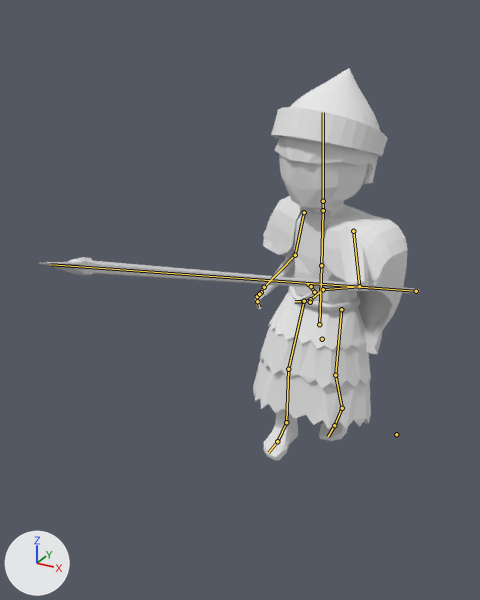
One commit to the Blender file Map/Assets/Models/Summerian_warrior/summerian_warrior.blend: the scene before it, then after it.
Camera for both pictures: a 50 mm lens placed at (1.29, -3.32, 2.43), pointed at (-0.22, -0.57, 1.06). The lights are fixed; the arrows at lower left show +X, +Y and +Z. Both versions are drawn at frame 17 of the action 'Sumerian_Warrior_Walk'; the numbers are the values there. The bones that bend it are drawn over the model as lines.

Names of what the first picture shows: 'Warrior'.
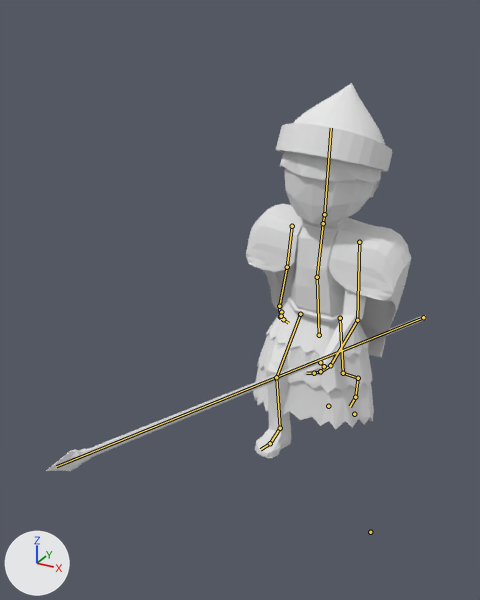
Boxes [x1, y1, x2, y2] around the edits, measured in the pictures (480 x 600 px):
'Warrior', posed: before [38, 68, 420, 460]; after [46, 83, 427, 471]
bone 'abdomen', root to tip: before (319, 324) to (321, 265); after (319, 335) to (317, 277)
bone 'pecho', root to tip: before (321, 265) to (323, 210); after (317, 277) to (323, 223)
bone 'cabeza', root to tip: before (323, 201) to (323, 112); after (324, 214) to (331, 128)
bone 'brazo_L', root to tip: before (353, 231) to (359, 286); after (359, 242) to (357, 320)
bone 'antebrazo_L', root to tip: before (359, 286) to (323, 289); after (357, 320) to (330, 365)
bone 'mano_L', root to tip: before (323, 289) to (310, 299); after (330, 365) to (320, 371)
bone 'pulgar1_L', root to tip: before (314, 292) to (311, 286); after (324, 366) to (320, 362)
bone 'Hacha', root to tip: before (416, 291) to (50, 264); after (370, 532) to (370, 532)
bone 'Martillo', root to tip: before (396, 434) to (396, 434); after (423, 317) to (56, 466)
bone 'brazo_R', root to tip: before (304, 212) to (295, 255); after (292, 226) to (287, 267)
bone 'antebrazo_R', root to tip: before (295, 255) to (264, 287); after (287, 267) to (279, 306)
bone 'pulgar1_R', root to tip: before (261, 292) to (259, 294); after (281, 312) to (281, 316)

The edits, one by one:
Bone 'abdomen' (bone_abdomen) moves from (0.0, -0.32, -0.01) to (0.0, -0.81, -0.02).
Bone 'abdomen' (bone_abdomen) turns from (0, 0, 0) to (-2, 10, 3) degrees about its own x, y and z.
Bone 'pecho' (bone_pecho) turns from (0, -27, -1) to (-1, 0, 4) degrees about its own x, y and z.
Bone 'cabeza' (bone_cabeza) turns from (0, 13, 1) to (0, 0, 0) degrees about its own x, y and z.
Bone 'brazo_L' (bone_brazo_l) turns from (26, 51, -25) to (-25, -12, -22) degrees about its own x, y and z.
Bone 'antebrazo_L' (bone_antebrazo_l) turns from (118, -39, -106) to (-4, 9, -17) degrees about its own x, y and z.
Bone 'mano_L' (bone_mano_l) turns from (-9, 13, 29) to (19, 6, -19) degrees about its own x, y and z.
Bone 'pulgar1_L' (bone_pulgar1_l) turns from (0, 0, 0) to (-16, -10, 21) degrees about its own x, y and z.
Bone 'Hacha' (bone_hacha) moves from (-4.38, 1.68, -4.97) to (0.0, 0.0, 0.1).
Bone 'Hacha' (bone_hacha) turns from (28, -29, -40) to (13, -7, -6) degrees about its own x, y and z.
Bone 'Hacha' (bone_hacha) is rescaled from (1.0, 1.0, 1.0) to (0.0, 0.0, 0.0).
Bone 'Martillo' (bone_martillo) moves from (-3.66, 0.32, -0.25) to (-9.01, 4.92, -7.7).
Bone 'Martillo' (bone_martillo) turns from (28, 0, 0) to (57, 29, -4) degrees about its own x, y and z.
Bone 'Martillo' (bone_martillo) is rescaled from (0.0, 0.0, 0.0) to (1.0, 1.0, 1.0).
Bone 'brazo_R' (bone_brazo_r) turns from (-3, -3, -11) to (-15, -17, -24) degrees about its own x, y and z.
Bone 'antebrazo_R' (bone_antebrazo_r) turns from (10, 0, 7) to (-3, -2, -5) degrees about its own x, y and z.
Bone 'pulgar1_R' (bone_pulgar1_r) turns from (0, 0, 0) to (-20, -9, -25) degrees about its own x, y and z.
Bone 'pie_L_control' (bone_pie_l_control) moves from (-0.01, -0.88, 0.0) to (-0.05, -3.6, -0.01).
Bone 'pie_L.001' (bone_pie_l_001) turns from (0, 0, 0) to (54, -2, 4) degrees about its own x, y and z.
Bone 'pie_R_control' (bone_pie_r_control) moves from (-0.02, 1.4, -0.03) to (-0.03, 2.26, 0.01).
Bone 'pie_R_control' (bone_pie_r_control) turns from (0, 0, 0) to (17, 0, 0) degrees about its own x, y and z.
